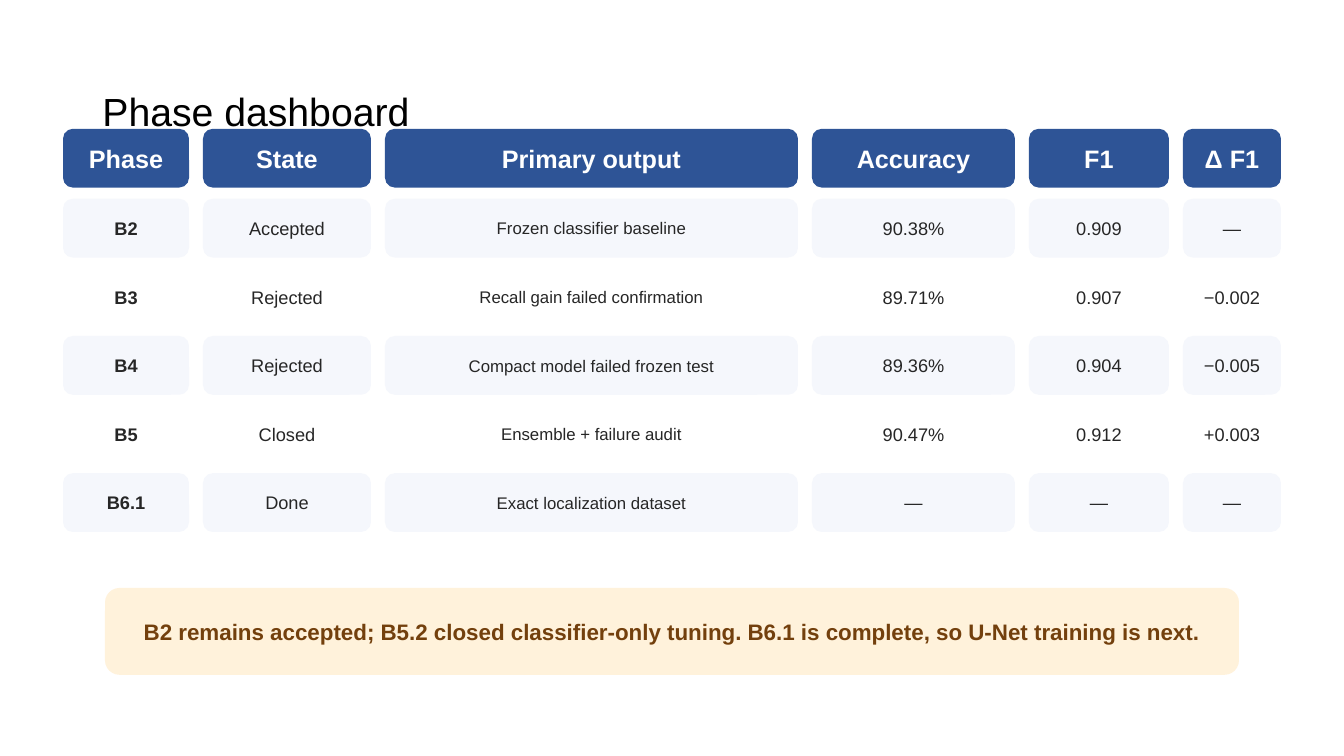
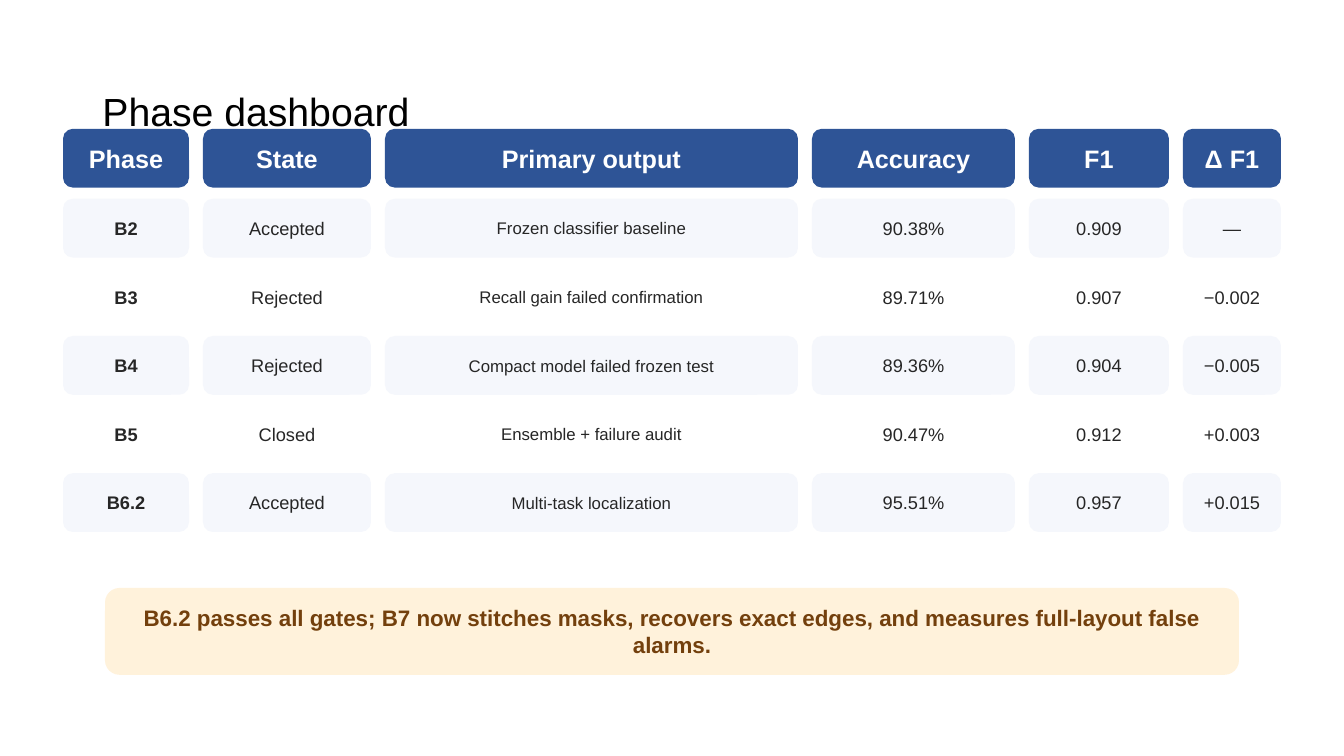
Before and after one commit to nocleo/ADVLSI2_Project_updated, a slide deck: slide 16 of presentation/ADVLSI2_DRC_CNN_Project_Progress.pptx. Drawn at 1344x756 pixels with LibreOffice and Linux fonts; fonts in the diff are those of the drawing. Boxes give left, top, right and bottom in pixels: in the first picture for what was removed or moved away, otherwise in the second. Text is boxed around its words. In the diff, an @@ line names an element or a change of style, - is before the commit and + after.

Commit message:
Record accepted B6.2 results

```diff
--- a/presentation/ADVLSI2_DRC_CNN_Project_Progress.pptx
+++ b/presentation/ADVLSI2_DRC_CNN_Project_Progress.pptx
@@ text in rounded rectangle at (107, 496, 145, 509): text changed @@
-B6.1
+B6.2
@@ text in rounded rectangle at (249, 495, 325, 513): text changed @@
-Done
+Accepted
@@ text in rounded rectangle at (512, 497, 671, 509): text changed @@
-Exact localization dataset
+Multi-task localization
@@ text in rounded rectangle at (883, 496, 945, 509): text changed @@
-—
+95.51%
@@ text in rounded rectangle at (1076, 496, 1121, 509): text changed @@
-—
+0.957
@@ text in rounded rectangle at (1204, 496, 1260, 509): text changed @@
-—
++0.015
@@ text in rounded rectangle at (144, 609, 1199, 654): text changed @@
-B2 remains accepted; B5.2 closed classifier-only tuning. B6.1 is complete, so U-Net training is next.
+B6.2 passes all gates; B7 now stitches masks, recovers exact edges, and measures full-layout false alarms.
```
Also in this commit, not shown: 3 other slides changed, 1 slide added, 1 slide removed, 8 other files.
